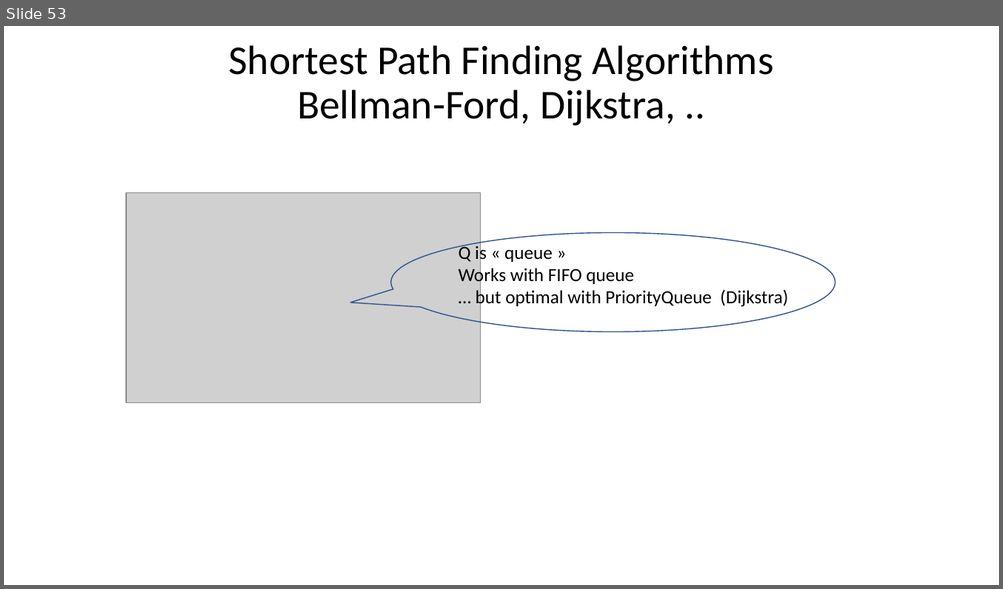
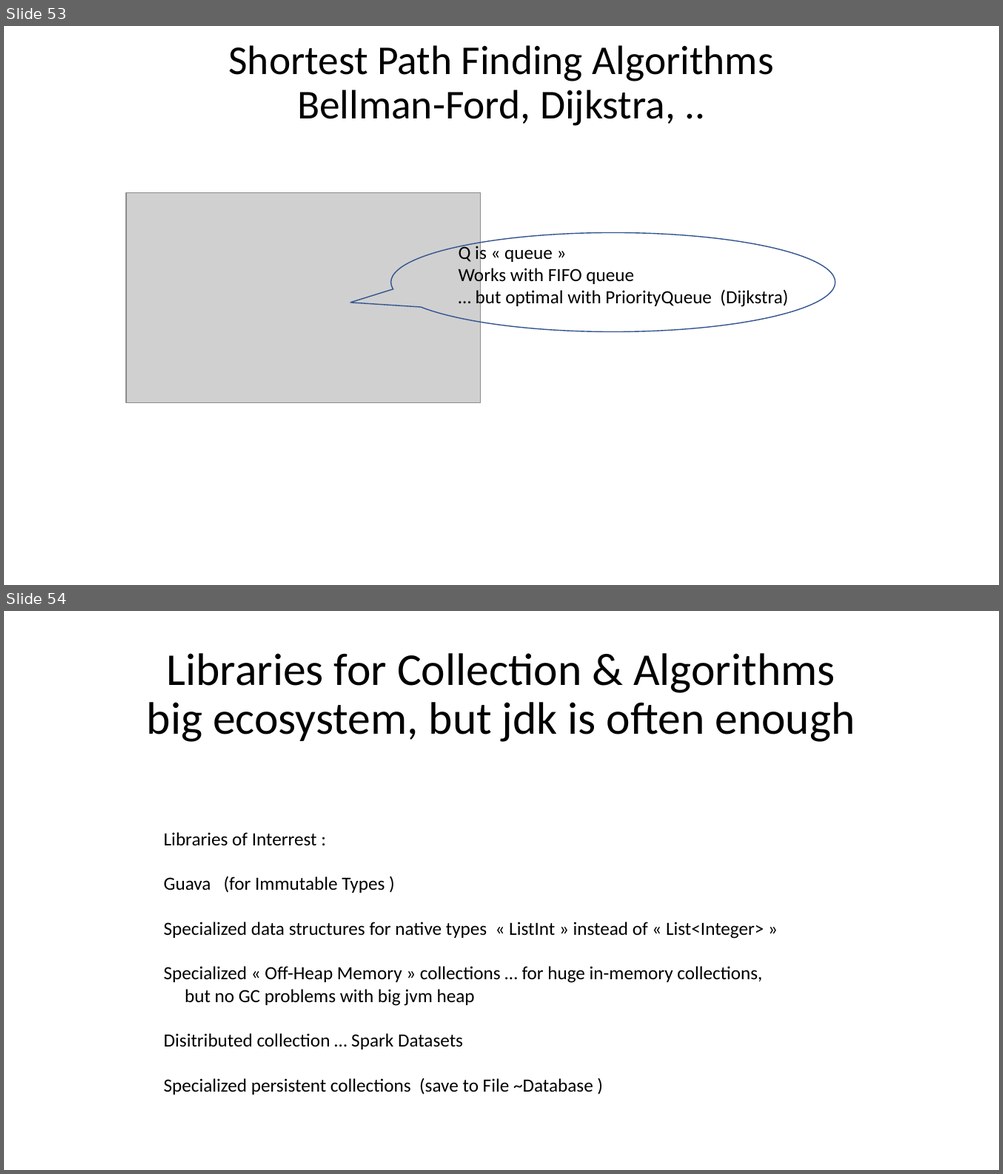
Before and after one commit to Arnaud-Nauwynck/presentations, a slide deck: java/Basic-Data-Structures.pptx. Shown one above the other, each under a label of ours: slide 53 before the commit, slides 53 and 54 after it. The pictures are 1003x589 and 1003x1174 pixels, drawn with LibreOffice and Linux fonts; fonts in the diff are those of the drawing; grey boxes stand for pictures. Boxes give left, top, right and bottom in pixels: in the first picture for what was removed or moved away, otherwise in the second. Text is boxed around its words. In the diff, an @@ line names an element or a change of style, - is before the commit and + after.

```diff
--- a/java/Basic-Data-Structures.pptx
+++ b/java/Basic-Data-Structures.pptx
@@ slide 54 added at <box>4,611,999,1170</box>, background #FFFFFF @@
@@ title added at <box>147,653,855,742</box>, 44 pt, text #000000 @@
+Libraries for Collection & Algorithms
+big ecosystem, but jdk is often enough
@@ text added at <box>164,832,763,1095</box>, 18 pt, text #000000 @@
+Libraries of Interrest :
+Guava (for Immutable Types )
+Specialized data structures for native types « ListInt » instead of « List<Integer> »
+Specialized « Off-Heap Memory » collections … for huge in-memory collections,
+but no GC problems with big jvm heap
+Disitributed collection … Spark Datasets
+Specialized persistent collections (save to File ~Database )
```
Also in this commit, not shown: 2 slides changed, 3 other slides added, 2 slides removed, 1 other file.
